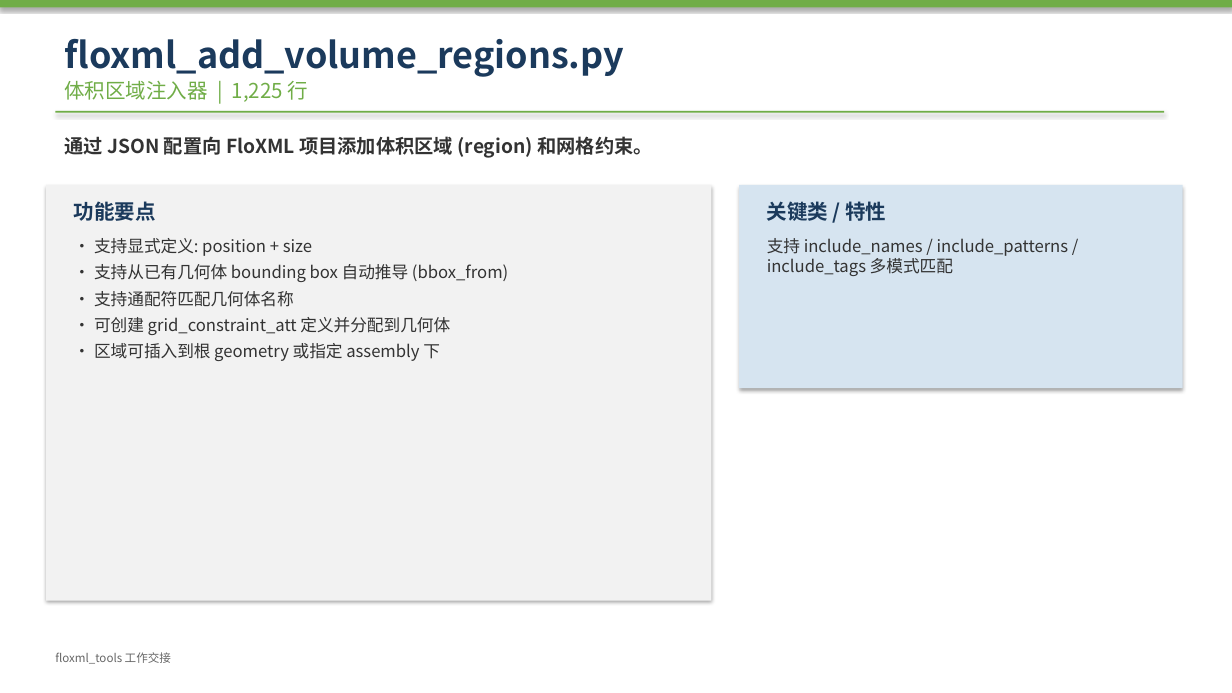
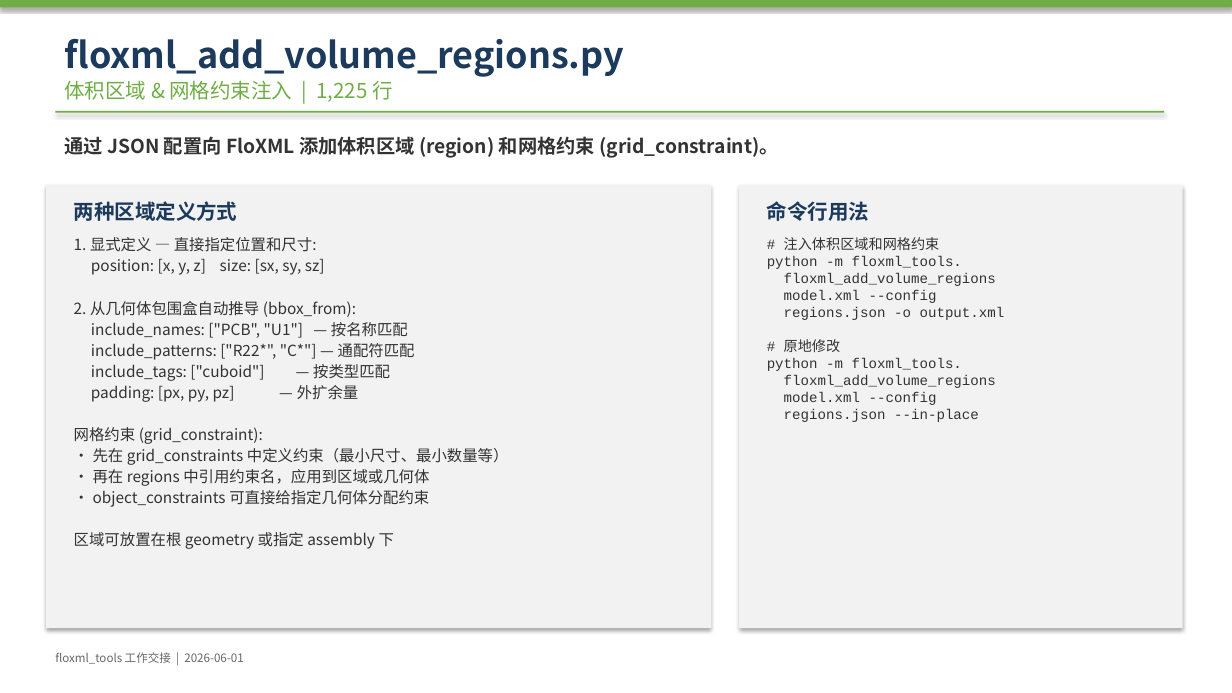
Before and after one commit to lixiekun/flotherm-automation, a slide deck: slide 6 of floxml_tools_工作交接.pptx (slide 8 before the commit). Drawn at 1232x693 pixels with LibreOffice and Linux fonts; fonts in the diff are those of the drawing. Boxes give left, top, right and bottom in pixels: in the first picture for what was removed or moved away, otherwise in the second. Text is boxed around its words. In the diff, an @@ line names an element or a change of style, - is before the commit and + after.

```diff
--- a/floxml_tools_工作交接.pptx
+++ b/floxml_tools_工作交接.pptx
@@ text at bbox=[64, 81, 393, 102]: text changed @@
-体积区域注入器 | 1,225 行
+体积区域 & 网格约束注入 | 1,225 行
@@ text at bbox=[64, 136, 779, 158]: text changed @@
-通过 JSON 配置向 FloXML 项目添加体积区域 (region) 和网格约束。
+通过 JSON 配置向 FloXML 添加体积区域 (region) 和网格约束 (grid_constraint)。
@@ rectangle: place and size @@
-rectangle at bbox=[46, 185, 712, 601]
+rectangle at bbox=[46, 185, 712, 628]
@@ text at bbox=[74, 201, 238, 221]: text changed @@
-功能要点
+两种区域定义方式
@@ rectangle: place and size @@
-rectangle at bbox=[739, 185, 1183, 388]
+rectangle at bbox=[739, 185, 1183, 628]
@@ rectangle at bbox=[739, 185, 1183, 628]: fill #D6E4F0 to #F2F2F2 @@
@@ text at bbox=[767, 201, 869, 221]: text changed @@
-关键类 / 特性
+命令行用法
@@ text at bbox=[74, 237, 509, 549]: text changed; size 13 to 12 pt @@
-• 支持显式定义: position + size
-• 支持从已有几何体 bounding box 自动推导 (bbox_from)
-• 支持通配符匹配几何体名称
-• 可创建 grid_constraint_att 定义并分配到几何体
-• 区域可插入到根 geometry 或指定 assembly 下
+1. 显式定义 — 直接指定位置和尺寸:
+position: [x, y, z] size: [sx, sy, sz]
+2. 从几何体包围盒自动推导 (bbox_from):
+include_names: ["PCB", "U1"] — 按名称匹配
+include_patterns: ["R22*", "C*"] — 通配符匹配
+include_tags: ["cuboid"] — 按类型匹配
+padding: [px, py, pz] — 外扩余量
+网格约束 (grid_constraint):
+• 先在 grid_constraints 中定义约束（最小尺寸、最小数量等）
+• 再在 regions 中引用约束名，应用到区域或几何体
+• object_constraints 可直接给指定几何体分配约束
+区域可放置在根 geometry 或指定 assembly 下
@@ text at bbox=[767, 237, 1005, 422]: text changed; size 13 to 11 pt; font Noto Sans CJK SC to Courier New @@
-支持 include_names / include_patterns / include_tags 多模式匹配
+# 注入体积区域和网格约束
+python -m floxml_tools.
+floxml_add_volume_regions
+model.xml --config
+regions.json -o output.xml
+# 原地修改
+python -m floxml_tools.
+floxml_add_volume_regions
+model.xml --config
+regions.json --in-place
@@ text at bbox=[55, 652, 243, 664]: text changed @@
-floxml_tools 工作交接
+floxml_tools 工作交接 | 2026-06-01
```
Also in this commit, not shown: 5 other slides changed, 7 slides added, 11 slides removed, 1 other file.
